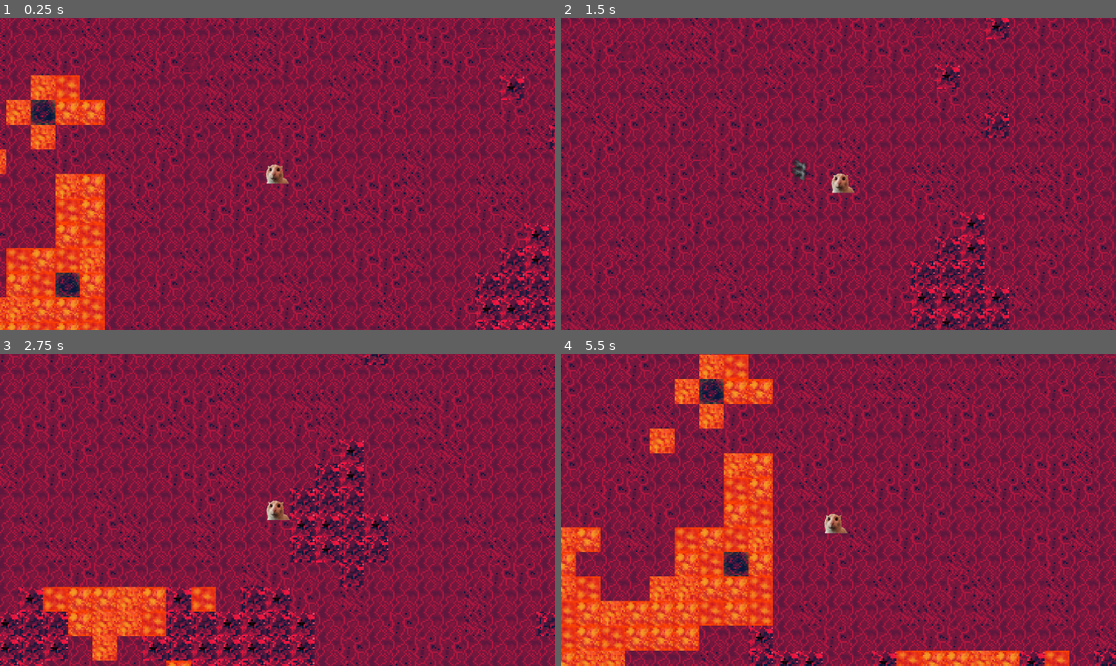
Above: before the commit, frames 1-4 (two rows, left to right).
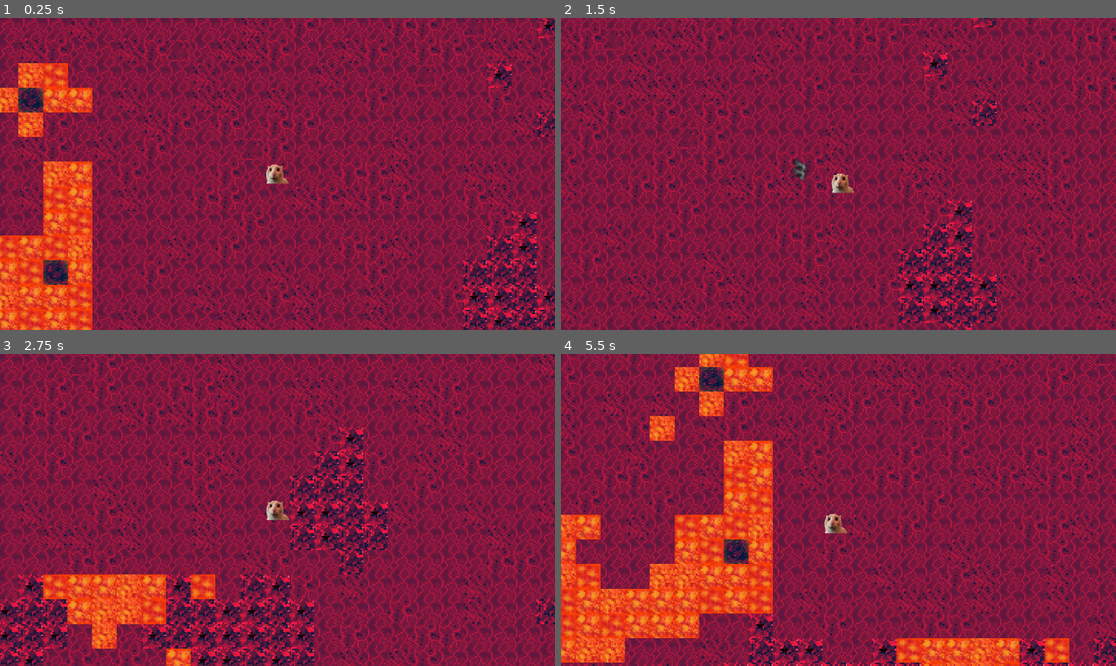
Above: after the commit, the same moments.

Repository: romanpopp/game-jam-2024
Game: Godot game, scene res://main.tscn
Two runs of this game, one before a commit and one after it. Both use one fixed random seed, a clock stepped at 60 frames per second and the inputs below.
Inputs (mouse positions are in pixels of both pictures, inside the frame that each line leads up to):
- Up to frame 1 (0.25 s): no input
- Up to frame 2 (1.5 s): tap Enter at 0.5 s; move the mouse to (960, 158) at 0.52 s; hold D (right) 0.53-1.28 s; hold Space (dodge) 0.53-1.28 s; move the mouse to (727, 189) at 1.27 s; hold S (down) from 1.28 s (still down); click (727, 189) at 1.35 s
- Up to frame 3 (2.75 s): move the mouse to (333, 441) at 2.02 s; release S (down) at 2.03 s; hold D (right) from 2.03 s (still down); hold Space (dodge) from 2.03 s (still down)
- Up to frame 4 (5.5 s): move the mouse to (810, 572) at 2.77 s; release D (right) at 2.78 s; release Space (dodge) at 2.78 s; hold W (up) 2.78-3.53 s; click (810, 572) at 2.85 s; move the mouse to (1005, 556) at 3.52 s; hold Space (dodge) 3.53-4.28 s; hold A (left) 3.53-5.03 s; move the mouse to (672, 463) at 4.27 s; click (672, 463) at 4.35 s; move the mouse to (866, 510) at 5.02 s; hold S (down) from 5.03 s (still down); hold Space (dodge) from 5.03 s (still down)

The runs differ from the first frame. In frame 1, 46% of the frame differs, in the area x 0-100%, y 0-100%; in frame 2, 42%; in frame 3, 49%; in frame 4, 47%.

Commit message:
Added Random Spawning

Diff:
--- a/logic/terrain.gd
+++ b/logic/terrain.gd
@@ -2,13 +2,14 @@
 
 const tile_width: int = 64
 const tile_size = Vector2i(tile_width, tile_width)
-const width: int = 42
-const height: int = 24
-const unload_distance = width * 2
+const screen_tile_width: int = 42
+const screen_tile_height: int = 24
+const unload_distance = screen_tile_width * 1.2
 const spawn_size = 8
 
 var player: CharacterBody2D
-var static_body: StaticBody2D
+var tile_static_body: StaticBody2D
+var lava_area: Area2D
 
 var rock_noise_gen: FastNoiseLite = FastNoiseLite.new()
 var rare_rock_noise_gen: FastNoiseLite = FastNoiseLite.new()
@@ -17,8 +18,10 @@
 var loaded_tiles = {}
 
 func _ready():
-	player = get_parent().get_node("Player")
-	static_body = get_parent().get_node("TileStaticBody")
+	var p = get_parent()
+	player = p.get_node("Player")
+	tile_static_body = p.get_node("TileStaticBody")
+	lava_area = p.get_node("LavaArea")
 
 	rock_noise_gen.noise_type = FastNoiseLite.TYPE_VALUE
 	rock_noise_gen.frequency = 0.2
@@ -44,14 +47,14 @@
 
 func generate_chunks(player_tile_pos: Vector2i):
 	@warning_ignore("integer_division")
-	var start: Vector2i = player_tile_pos - Vector2i(width / 2, height / 2)
+	var start: Vector2i = player_tile_pos - Vector2i(screen_tile_width / 2, screen_tile_height / 2)
 	@warning_ignore("integer_division")
-	var end: Vector2i = player_tile_pos + Vector2i(width / 2, height / 2)
+	var end: Vector2i = player_tile_pos + Vector2i(screen_tile_width / 2, screen_tile_height / 2)
 
 	for x in range(start.x, end.x):
 		for y in range(start.y, end.y):
 			var tile_pos: Vector2i = Vector2i(x, y)
-			if loaded_tiles.has(tile_pos) || (abs(x) < 8 && abs(y) < 8):
+			if loaded_tiles.has(tile_pos) || (abs(x) < spawn_size && abs(y) < spawn_size):
 				continue
 			generate_tile(tile_pos)
 
@@ -59,15 +62,13 @@
 	loaded_tiles[tile_pos] = null
 	if has_rock(tile_pos):
 		set_cell(0, tile_pos, randi_range(10, 11), Vector2(0, 0), 0)
-		var collision_shape = make_collision_shape(tile_pos)
-		loaded_tiles[tile_pos] = collision_shape
+		set_collision_for_tile(tile_static_body, tile_pos)
 	elif has_rare_rock(tile_pos):
 		set_cell(0, tile_pos, randi_range(30, 31), Vector2(0, 0), 0)
-		var collision_shape = make_collision_shape(tile_pos)
-		loaded_tiles[tile_pos] = collision_shape
+		set_collision_for_tile(tile_static_body, tile_pos)
 	elif has_lava(tile_pos):
 		set_cell(0, tile_pos, randi_range(20, 22), Vector2(0, 0), 0)
-		# set lava collider
+		set_collision_for_tile(lava_area, tile_pos)
 	else:
 		set_tile_floor(tile_pos)
 
@@ -93,22 +94,27 @@
 	randi_range(0, 100)
 	return false
 
-func make_collision_shape(tile_pos: Vector2i):
+func set_collision_for_tile(parent: CollisionObject2D, tile_pos: Vector2i):
 	var rect: Shape2D = RectangleShape2D.new()
 	rect.size = tile_size
 	var collision_shape: CollisionShape2D = CollisionShape2D.new()
 	collision_shape.shape = rect
-	collision_shape.position = tile_pos as Vector2 * Vector2(64, 64)
-	static_body.add_child(collision_shape)
+	collision_shape.position = tile_pos * tile_size
+	loaded_tiles[tile_pos] = collision_shape
+	parent.add_child(collision_shape)
 
 func unload_distant_tiles(player_tile_pos):
 	for tile in loaded_tiles:
 		if distance(tile, player_tile_pos) > unload_distance:
 			set_cell(0, tile, -1, Vector2(-1, -1), -1)
 			var collision_shape = loaded_tiles[tile]
-			static_body.remove_child(collision_shape)
+			tile_static_body.remove_child(collision_shape)
+			lava_area.remove_child(collision_shape)
 			loaded_tiles.erase(tile)
 
 func distance(p1, p2):
 	var diff = p1 - p2
 	return sqrt(diff.x ** 2 + diff.y ** 2)
+
+func contains_rock(tile_pos: Vector2i):
+	return has_rock(tile_pos) or has_rare_rock(tile_pos)
--- a/main.tscn
+++ b/main.tscn
@@ -1,7 +1,8 @@
-[gd_scene load_steps=31 format=3 uid="uid://bnm1tmofj146x"]
+[gd_scene load_steps=32 format=3 uid="uid://bnm1tmofj146x"]
 
 [ext_resource type="Texture2D" uid="uid://cmxa1rg8yituf" path="res://catevido.png" id="1_0dyxt"]
 [ext_resource type="Script" path="res://logic/player.gd" id="1_bwaj2"]
+[ext_resource type="Script" path="res://logic/main.gd" id="1_lnr1l"]
 [ext_resource type="PackedScene" path="res://projectile.tscn" id="2_lvmhd"]
 [ext_resource type="Texture2D" uid="uid://ydmaqhgnky6v" path="res://assets/tiles/floor-0.png" id="3_rewqo"]
 [ext_resource type="Script" path="res://logic/terrain.gd" id="3_wj3d7"]
@@ -83,6 +84,7 @@
 sources/3 = SubResource("TileSetAtlasSource_kvrjc")
 
 [node name="Main" type="Node2D"]
+script = ExtResource("1_lnr1l")
 
 [node name="Player" type="CharacterBody2D" parent="." groups=["Player"]]
 top_level = true
@@ -146,16 +148,21 @@
 hue_variation_min = -1.0
 hue_variation_max = 1.0
 
-[node name="TileStaticBody" type="StaticBody2D" parent="."]
-position = Vector2(32, 32)
+[node name="NavigationRegion2D" type="NavigationRegion2D" parent="Player"]
 
 [node name="Tiles" type="TileMap" parent="."]
 show_behind_parent = true
+position = Vector2(-32, -32)
 scale = Vector2(4, 4)
 tile_set = SubResource("TileSet_2u8b1")
 format = 2
 script = ExtResource("3_wj3d7")
 
+[node name="TileStaticBody" type="StaticBody2D" parent="."]
+
+[node name="LavaArea" type="Area2D" parent="."]
+
 [connection signal="timeout" from="Player/DodgeCD" to="Player" method="_on_dodge_cd_timeout"]
 [connection signal="timeout" from="Player/ShootCD" to="Player" method="_on_shoot_cd_timeout"]
 [connection signal="timeout" from="Player/DmgBoostTimer" to="Player" method="_on_dmg_boost_timeout"]
+[connection signal="body_entered" from="LavaArea" to="Player" method="_on_lava_area_body_entered"]
Not shown: 1 places in pickup.tscn that only renumber resources
